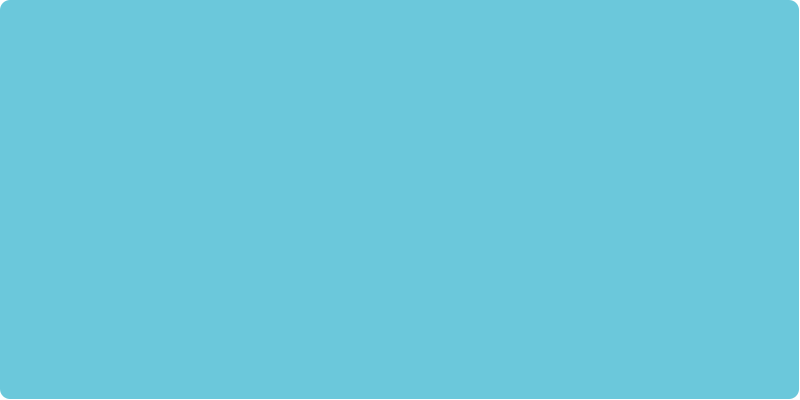
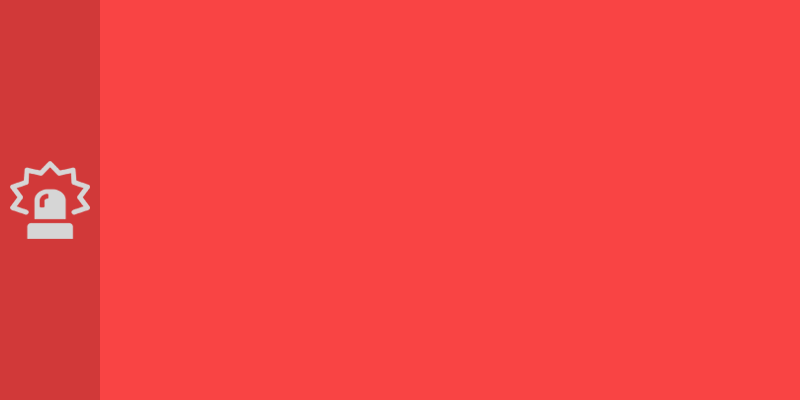
Comparing the layer stacks of the two 800px x 400px images. Changes:
"Layer 2": opacity 100% → 16%, painted on it over [0, 0, 799, 400]
added layer "Layer 3" above "Success" over [10, 161, 90, 239]
renamed "Layer 1" to "Disaster", showed it, painted on it over [0, 0, 800, 400]
